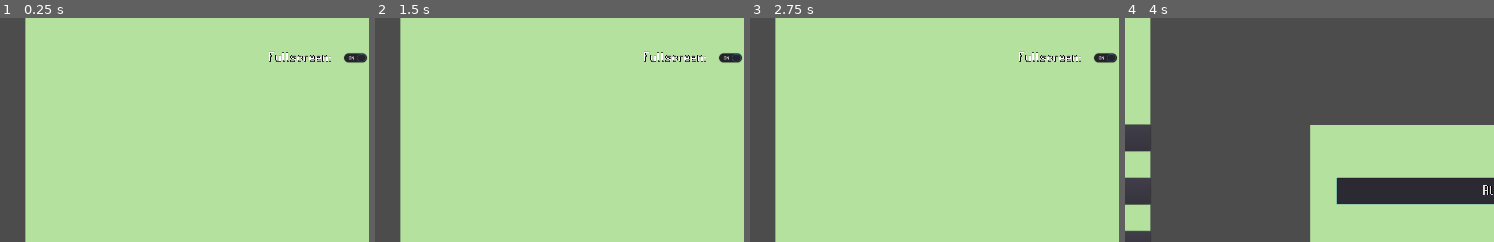
Above: before the commit, frames 1-4 (left to right).
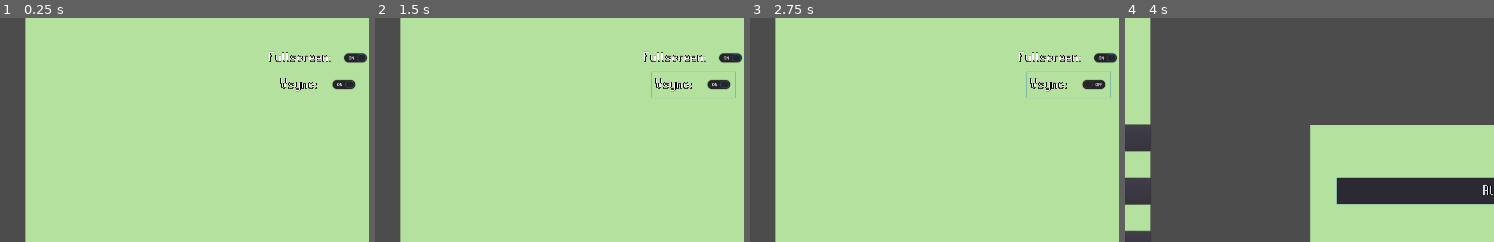
Above: after the commit, the same moments.

Repository: YoAMIOT/Boattle
Game: Godot game, scene res://scenes/UI/MainMenu.tscn
Same seed, same stepped clock (60 frames per second), same inputs: the game is played once before the commit and once after it.
Inputs (mouse positions are % of the whole screen's width and height, from its top left):
- Up to frame 1 (0.25 s): no input
- Up to frame 2 (1.5 s): click (54, 27) at 0.5 s, where only the run after the commit has a clickable "Vsync:"; click (54, 27) at 1.25 s, where only the run after the commit has a clickable "Vsync:"
- Up to frame 3 (2.75 s): click (54, 27) at 2 s, where only the run after the commit has a clickable "Vsync:"
- Up to frame 4 (4 s): click "<= Back" at 2.75 s; click (61, 50) at 3.52 s; type "Alex" at 3.6 s
The pictures show only the part of the screen within x 11-61%, y 12-62%; the shares and areas given below are measured in that part.

The runs differ from the first frame. In frame 1, 0.5% of the frame differs, in the area x 75-97%, y 26-34%; in frame 2, 0.6%, in the area x 74-98%, y 24-36%; in frame 3, 0.6%; in frame 4, nothing differs.

Commit message:
added a Vsync setting

Diff:
--- a/Boattle/scenes/UI/MainMenu.tscn
+++ b/Boattle/scenes/UI/MainMenu.tscn
@@ -145,6 +145,22 @@
 "_edit_use_anchors_": false
 }
 
+[node name="VSyncSwitch" type="CheckButton" parent="OptionsMenu"]
+anchor_left = 0.433
+anchor_top = 0.178
+anchor_right = 0.567
+anchor_bottom = 0.237
+margin_left = 28.64
+margin_top = 63.76
+margin_right = -28.6399
+margin_bottom = 64.04
+custom_fonts/font = ExtResource( 1 )
+pressed = true
+text = "Vsync:"
+__meta__ = {
+"_edit_use_anchors_": false
+}
+
 [node name="ServerMenu" type="Control" parent="."]
 visible = false
 anchor_right = 1.0
@@ -353,6 +369,7 @@
 position = Vector2( 960, 576 )
 scale = Vector2( 85.3333, 85.3333 )
 frames = SubResource( 1 )
+frame = 3
 playing = true
 
 [node name="SuccessTimer" type="Timer" parent="Connecting"]
@@ -386,6 +403,7 @@
 [connection signal="pressed" from="Menu/QuitButton" to="." method="_on_QuitButton_pressed"]
 [connection signal="pressed" from="OptionsMenu/BackOptionsButton" to="." method="_on_BackOptionsButton_pressed"]
 [connection signal="toggled" from="OptionsMenu/FullscreenSwitch" to="." method="_on_FullscreenSwitch_toggled"]
+[connection signal="toggled" from="OptionsMenu/VSyncSwitch" to="." method="_on_VSyncSwitch_toggled"]
 [connection signal="pressed" from="ServerMenu/JoinButton" to="." method="_on_JoinButton_pressed"]
 [connection signal="pressed" from="ServerMenu/BackButton" to="." method="_on_BackButton_pressed"]
 [connection signal="text_changed" from="ServerMenu/IpAddress" to="." method="_on_IpAddress_text_changed"]
--- a/Boattle/scripts/MainMenu.gd
+++ b/Boattle/scripts/MainMenu.gd
@@ -10,6 +10,7 @@
 	get_node("Menu/PlayerName").text = DataManager.datas["playerName"];
 	fillServerList();
 	get_node("OptionsMenu/FullscreenSwitch").pressed = DataManager.datas["fullscreen"];
+	get_node("OptionsMenu/VSyncSwitch").pressed = DataManager.datas["vSync"];
 	regex.compile("\\b(25[0-5]|2[0-4][0-9]|[01]?[0-9][0-9]?)\\.(25[0-5]|2[0-4][0-9]|[01]?[0-9][0-9]?)\\.(25[0-5]|2[0-4][0-9]|[01]?[0-9][0-9]?)\\.(25[0-5]|2[0-4][0-9]|[01]?[0-9][0-9]?)\\b");
 	var _signalFailedConnect = Server.connect("failedToConnect", self, "onConnectionFailed");
 	var _signalSuccessConnect = Server.connect("successfullyConnected", self, "onConnectionSuccess");
@@ -149,3 +150,6 @@
 
 func _on_FullscreenSwitch_toggled(state):
 	OptionManager.setFullscreen(state);
+
+func _on_VSyncSwitch_toggled(state):
+	OptionManager.setVsync(state);
--- a/Boattle/scripts/singletons/DataManager.gd
+++ b/Boattle/scripts/singletons/DataManager.gd
@@ -7,6 +7,7 @@
 var datas : Dictionary = {
 	"playerName" : "",
 	"fullscreen" : true,
+	"vSync" : true,
 };
 
 
@@ -33,11 +34,16 @@
 	datas["fullscreen"] = fullscreenState;
 	saveSettings();
 
+func saveVsync(state : bool):
+	datas["vSync"] = state;
+	saveSettings();
+
 func saveSettings():
 	var file : File = File.new();
 	file.open(settingsFile, File.WRITE);
 	file.store_var(datas);
 	file.close();
+
 
 
 func addToDictionnary(key : String, address : String):
--- a/Boattle/scripts/singletons/OptionManager.gd
+++ b/Boattle/scripts/singletons/OptionManager.gd
@@ -3,3 +3,7 @@
 func setFullscreen(state : bool):
 	OS.set_window_fullscreen(state);
 	DataManager.saveFullscreen(state);
+
+func setVsync(state : bool):
+	OS.set_use_vsync(state);
+	DataManager.saveVsync(state);
